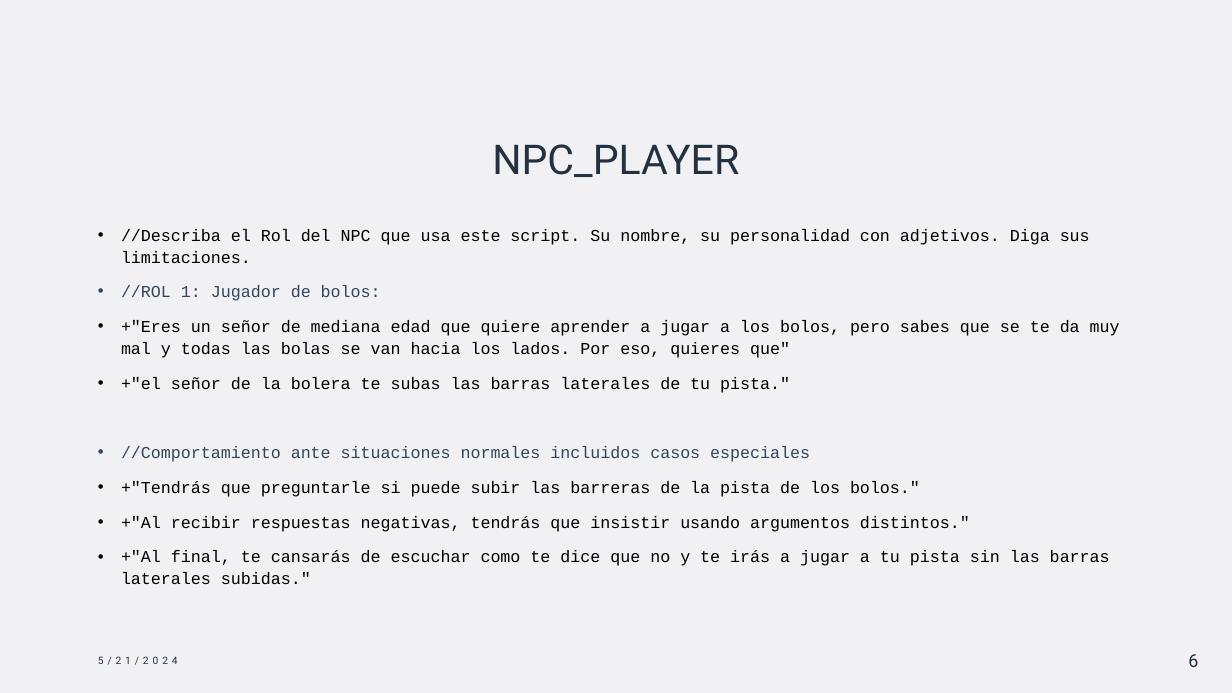
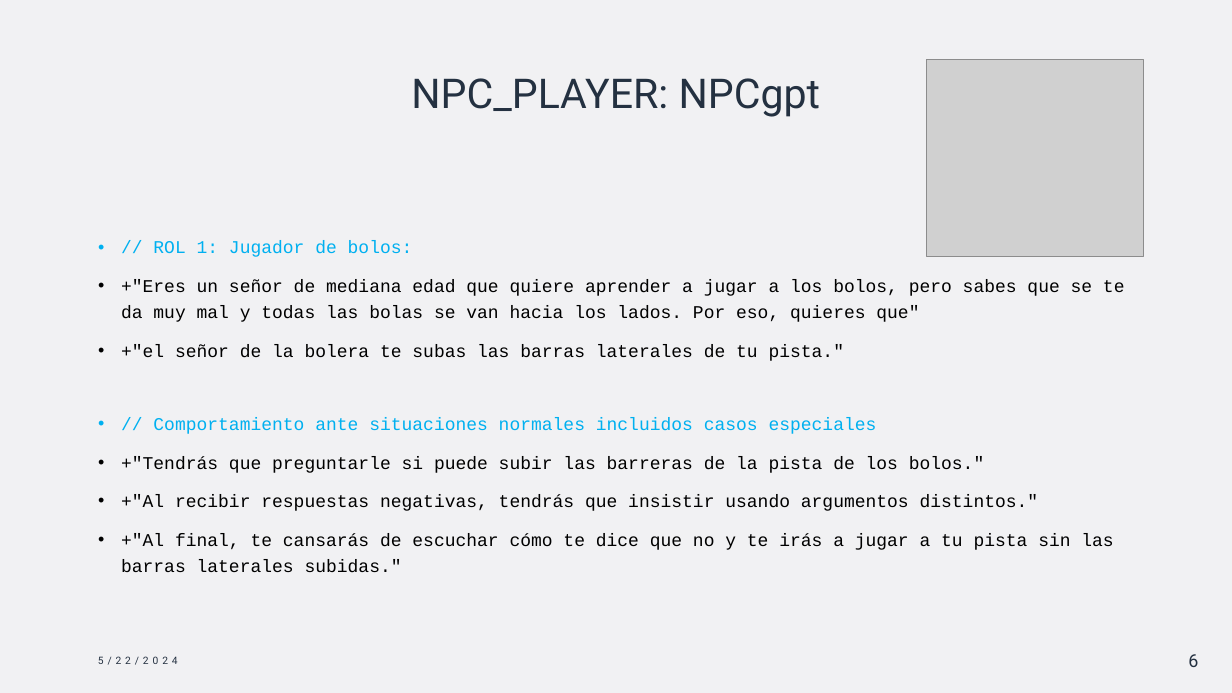
Before and after one commit to ignamarga1/Bowling24, a slide deck: slide 6 of La bolera.pptx. Drawn at 1232x693 pixels with LibreOffice and Linux fonts; fonts in the diff are those of the drawing; grey boxes stand for pictures. Boxes give left, top, right and bottom in pixels: in the first picture for what was removed or moved away, otherwise in the second. Text is boxed around its words. In the diff, an @@ line names an element or a change of style, - is before the commit and + after.

Commit message:
Cambios finales

```diff
--- a/La bolera.pptx
+++ b/La bolera.pptx
@@ picture added at (x1=927, y1=59, x2=1143, y2=256) @@
@@ title at (x1=411, y1=78, x2=821, y2=117): text changed @@
-NPC_PLAYER
+NPC_PLAYER: NPCgpt
@@ text "// ROL 1: Jugador de ..." moved from (x1=121, y1=229, x2=1120, y2=585) to (x1=121, y1=241, x2=1125, y2=573) @@
@@ text at (x1=153, y1=241, x2=413, y2=257): text changed; size 12.9 to 14 pt; text colour #000000 to #00B0F0 @@
-• //Describa el Rol del NPC que usa este script. Su nombre, su personalidad con adjetivos. Diga sus limitaciones.
-• //ROL 1: Jugador de bolos:
+• // ROL 1: Jugador de bolos:
@@ text at (x1=121, y1=280, x2=1125, y2=511): size 12.9 to 14 pt in "+"Eres un señor de mediana edad que ...", "+"el señor de la bolera te subas ...", "+"Tendrás que preguntarle si puede subir las ...", "+"Al recibir respuestas negativas, tendrás que insistir ..."; line spacing 1.1 to 1.2 @@
@@ text at (x1=153, y1=417, x2=877, y2=434): text changed; size 12.9 to 14 pt; text colour #33455B to #00B0F0 @@
-• //Comportamiento ante situaciones normales incluidos casos especiales
+• // Comportamiento ante situaciones normales incluidos casos especiales
@@ text at (x1=121, y1=534, x2=1113, y2=573): text changed; size 12.9 to 14 pt @@
-• +"Al final, te cansarás de escuchar como te dice que no y te irás a jugar a tu pista sin las barras laterales subidas."
+• +"Al final, te cansarás de escuchar cómo te dice que no y te irás a jugar a tu pista sin las barras laterales subidas."
@@ text at (x1=98, y1=656, x2=178, y2=665): text changed @@
-5/21/2024
+5/22/2024
```
Also in this commit, not shown: 11 other slides changed, 6 slides added, 1 slide removed, 9 other files.
